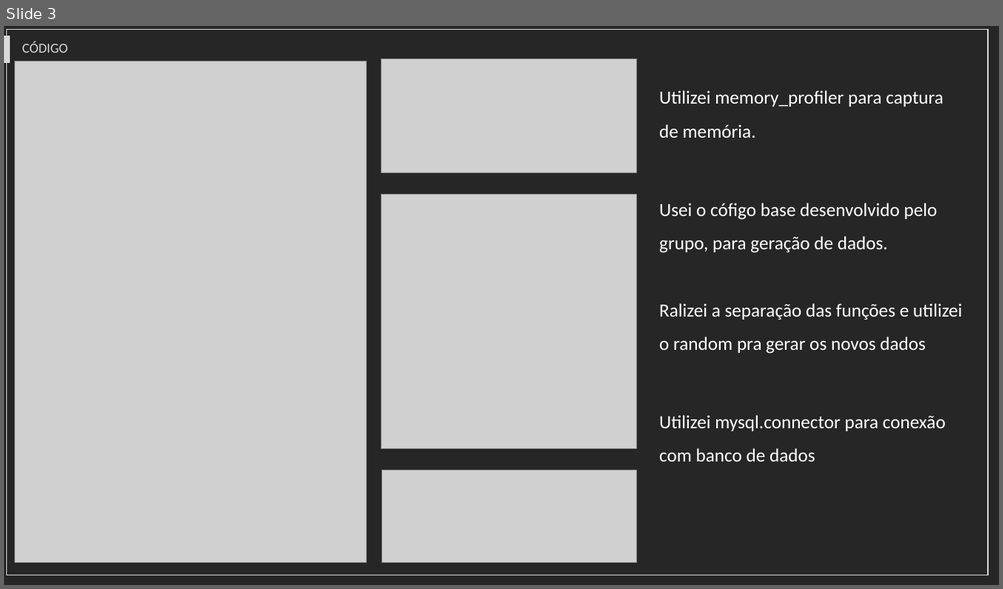
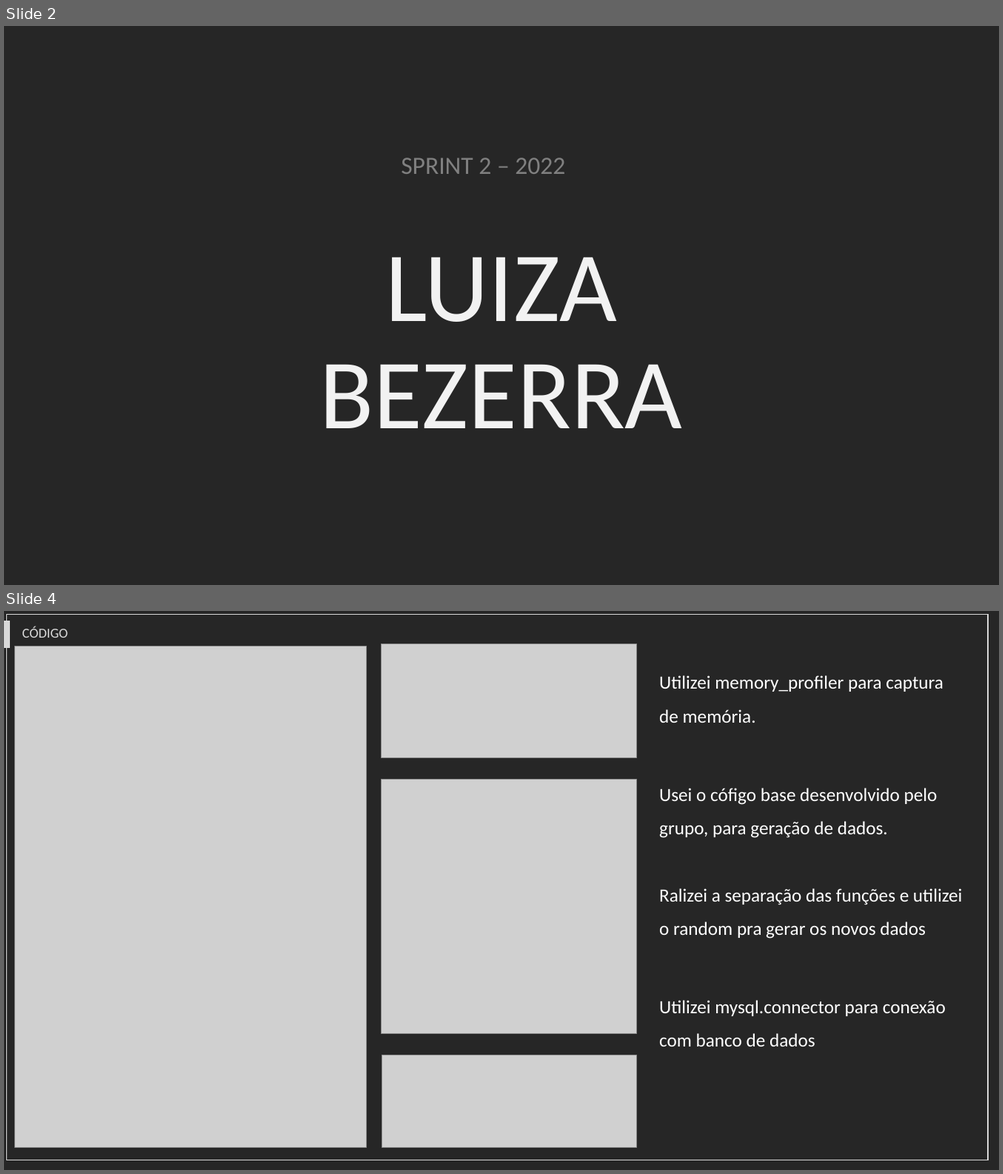
Before and after one commit to Luiza-Bezerra/projeto-pi-3cco-luiza, a slide deck: doc/sprint2/SPRINT_2_POC_INDIVIDUAL.pptx. Shown one above the other, each under a label of ours: slide 3 before the commit, slides 2 and 4 after it; the slides between them are not shown. The pictures are 1003x589 and 1003x1174 pixels, drawn with LibreOffice and Linux fonts; fonts in the diff are those of the drawing; grey boxes stand for pictures. Boxes give left, top, right and bottom in pixels: in the first picture for what was removed or moved away, otherwise in the second. Text is boxed around its words. In the diff, an @@ line names an element or a change of style, - is before the commit and + after.

Commit message:
ajustes para sprint 3

```diff
--- a/doc/sprint2/SPRINT_2_POC_INDIVIDUAL.pptx
+++ b/doc/sprint2/SPRINT_2_POC_INDIVIDUAL.pptx
@@ slide 2 added at bbox=[4, 26, 999, 585], background #262626 @@
@@ text added at bbox=[401, 158, 565, 174], 24 pt, text #808080 @@
+SPRINT 2 – 2022
@@ subtitle added at bbox=[320, 257, 683, 429], 96 pt, text #F2F2F2 @@
+LUIZA BEZERRA
@@ what was slide 3 is now slide 4 @@
```
Also in this commit, not shown: 3 slides changed, 13 other files.
